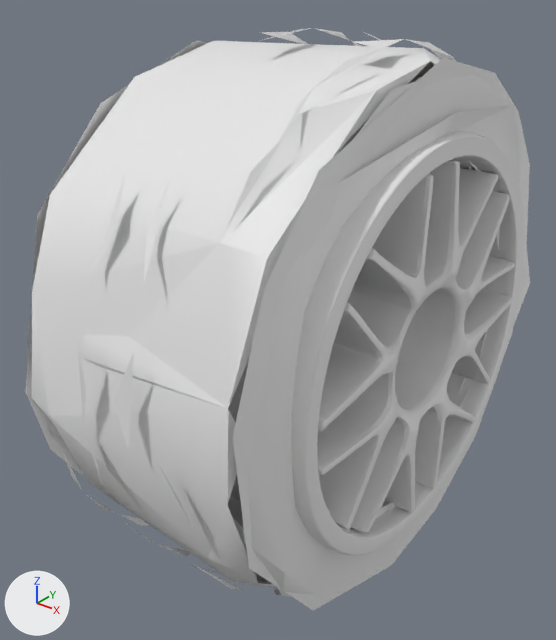
The glTF model public/models/cars/subie_22b_wheel.glb: old version first, new version second.
The view is the same before and after, from a 50 mm camera at (1.464, -2.004, 1.169) aimed at (-0.077, -0.077, -0.025). The axes (+X, +Y, +Z) are drawn at lower left. The lights are the same throughout. The picture after the commit comes second. Vertices at exactly the same position are counted once.

Objects in the first picture: 'rim', 'tyre'.
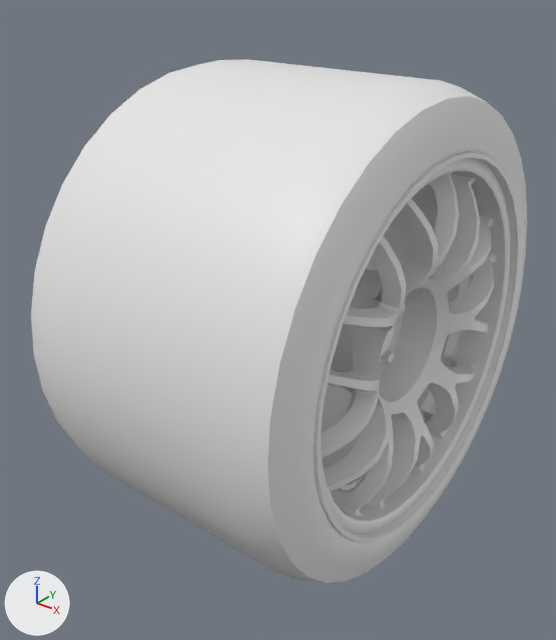
Boxes (x1, y1, x2, y2) around the edits, measured in the pictures (556 x 640 px):
'tyre', reshaped (10% shorter): before (26, 28, 530, 611); after (31, 59, 527, 583)
'rim', reshaped: before (228, 120, 523, 556); after (313, 152, 520, 542)
part 1 of me_rim, rebuilt: before (317, 160, 515, 532); after (321, 172, 496, 516)
part 2 of me_rim, rebuilt: before (228, 120, 523, 556); after (313, 152, 520, 542)
part 3 of me_rim, added: after (330, 269, 405, 392)
part 4 of me_tyre, rebuilt: before (32, 41, 441, 588); after (31, 59, 527, 583)
part 5 of me_tyre, deleted: before (26, 28, 530, 611)

What the commit changed:
me_rim is used by ob_rim; location (0.0, 0.0, 0.0).
me_rim had 4526 vertices, 9000 faces and spanned x -0.5..0.5, y -0.688..0.688, z -0.688..0.688.
me_rim now has 1558 vertices, 2552 faces and spans x -0.5..0.5, y -0.635..0.635, z -0.635..0.635.
me_rim part 1: the loose piece of 2521 vertices spanning x 0.188..0.5, y -0.61..0.617, z -0.612..0.612 is rebuilt with 928 vertices and now spans x 0.216..0.497, y -0.565..0.565, z -0.565..0.565.
me_rim part 2: the loose piece of 1058 vertices spanning x -0.5..0.495, y -0.688..0.688, z -0.688..0.688 is rebuilt with 360 vertices and now spans x -0.5..0.5, y -0.635..0.635, z -0.635..0.635.
Part 3, on me_rim:
182 vertices are added at x 0.037..0.366, y -0.221..0.221, z -0.221..0.221.
40 new vertices lie (0.032, 0.0, 0.0) away from vertices in x 0.263, y -0.162..0.157, z -0.141..0.066.
18 new vertices lie (0.058, 0.0, 0.0) away from vertices in x 0.208, y -0.173..0.116, z -0.152..0.076.
18 new vertices lie (0.033, 0.0, 0.0) away from vertices in x 0.263, y -0.021..0.162, z 0.042..0.169.
12 new vertices lie (0.057, 0.0, 0.0) away from vertices in x 0.209, y -0.032..0.172, z 0.016..0.176.
394 new faces join them.
Other edits to the shape of me_rim do not show in these pictures.
me_tyre is used by ob_tyre; location (0.0, 0.0, 0.0).
me_tyre had 421 vertices, 539 faces and spanned x -0.5..0.49, y -0.94..0.94, z -0.94..0.94.
me_tyre now has 288 vertices, 504 faces and spans x -0.5..0.5, y -0.82..0.82, z -0.82..0.82.
me_tyre part 4: the loose piece of 161 vertices spanning x -0.42..0.4, y -0.91..0.91, z -0.91..0.89 is rebuilt with 288 vertices and now spans x -0.5..0.5, y -0.82..0.82, z -0.82..0.82.
me_tyre part 5: 28 loose pieces with 260 vertices, spanning x -0.5..0.49, y -0.94..0.94, z -0.94..0.94, are deleted.
